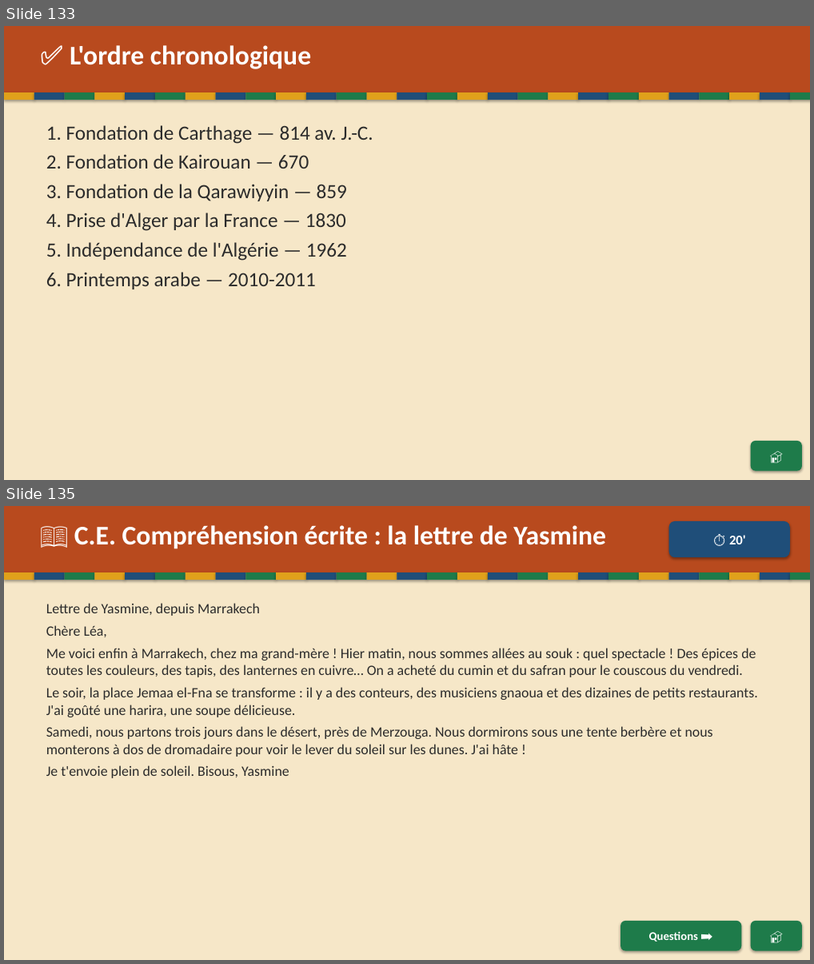
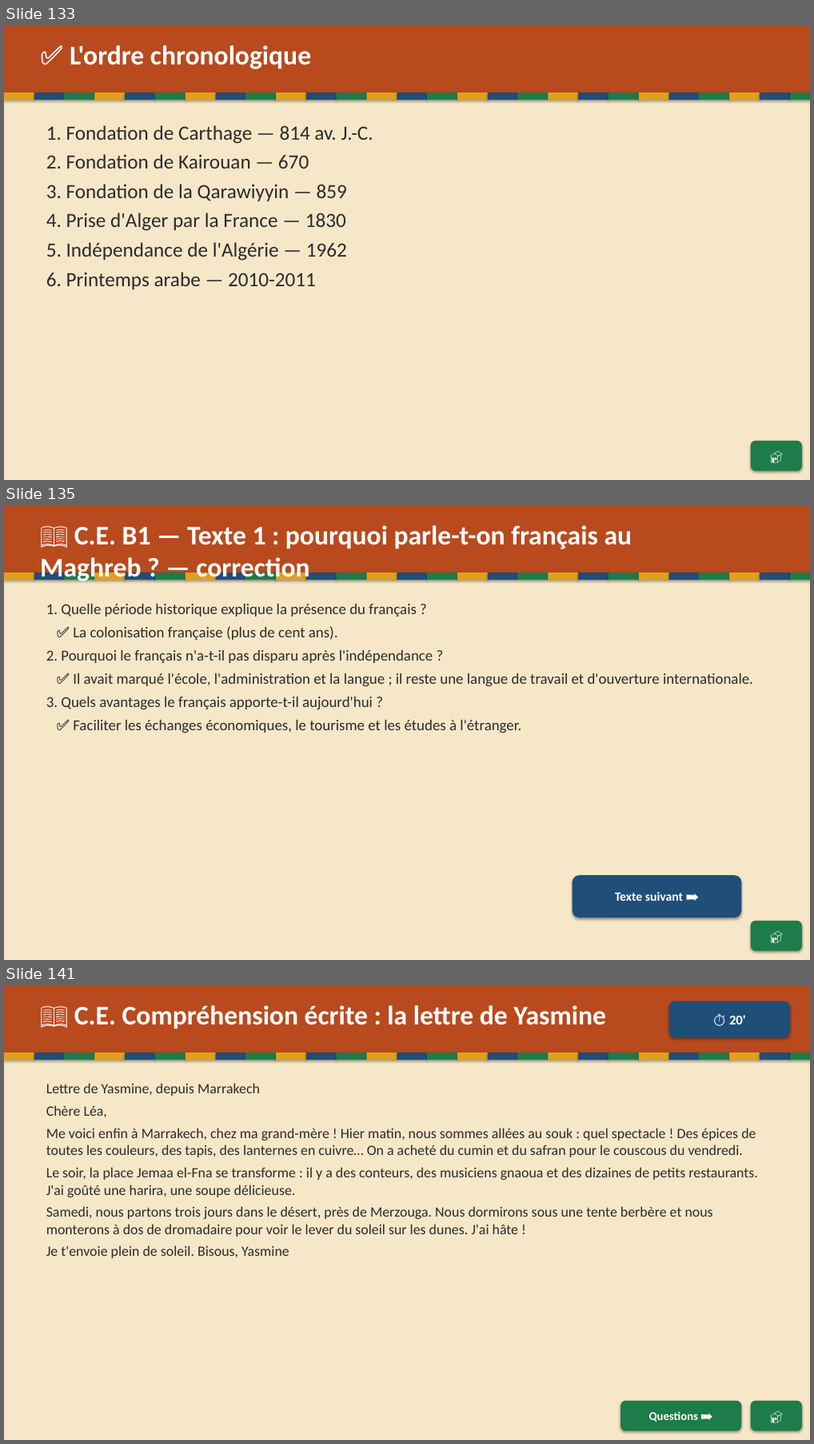
Before and after one commit to Paquereauman/Paquereauman, a slide deck: maghreb/maghreb-interactif.pptx. Shown one above the other, each under a label of ours: slides 133 and 135 before the commit, slides 133, 135 and 141 after it; the slides between them are not shown. The pictures are 814x964 and 814x1444 pixels, drawn with LibreOffice and Linux fonts; fonts in the diff are those of the drawing. Boxes give left, top, right and bottom in pixels: in the first picture for what was removed or moved away, otherwise in the second. Text is boxed around its words. In the diff, an @@ line names an element or a change of style, - is before the commit and + after.

```diff
--- a/maghreb/maghreb-interactif.pptx
+++ b/maghreb/maghreb-interactif.pptx
@@ slide 135 added at [4, 506, 810, 960], background #FFFFFF @@
@@ rectangle added at [4, 506, 810, 960], fill #F6E7C8 @@
@@ rectangle added at [4, 506, 810, 572], fill #B84A1E @@
@@ text added at [40, 525, 633, 584], 32 pt, text #FFFFFF, bold @@
+📖 C.E. B1 — Texte 1 : pourquoi parle-t-on français au Maghreb ? — correction
@@ rectangle added at [4, 572, 34, 580], fill #E0A11B @@
@@ rectangle added at [34, 572, 65, 580], fill #1F4E79 @@
@@ rectangle added at [65, 572, 94, 580], fill #1E7B4A @@
@@ rectangle added at [94, 572, 125, 580], fill #E0A11B @@
@@ rectangle added at [125, 572, 155, 580], fill #1F4E79 @@
@@ rectangle added at [155, 572, 186, 580], fill #1E7B4A @@
@@ rectangle added at [186, 572, 216, 580], fill #E0A11B @@
@@ rectangle added at [216, 572, 246, 580], fill #1F4E79 @@
@@ rectangle added at [246, 572, 276, 580], fill #1E7B4A @@
@@ rectangle added at [276, 572, 306, 580], fill #E0A11B @@
@@ rectangle added at [306, 572, 337, 580], fill #1F4E79 @@
@@ rectangle added at [337, 572, 367, 580], fill #1E7B4A @@
@@ rectangle added at [367, 572, 398, 580], fill #E0A11B @@
@@ rectangle added at [398, 572, 427, 580], fill #1F4E79 @@
@@ rectangle added at [427, 572, 458, 580], fill #1E7B4A @@
@@ rectangle added at [458, 572, 488, 580], fill #E0A11B @@
@@ rectangle added at [488, 572, 518, 580], fill #1F4E79 @@
@@ rectangle added at [518, 572, 549, 580], fill #1E7B4A @@
@@ rectangle added at [549, 572, 578, 580], fill #E0A11B @@
@@ rectangle added at [578, 572, 609, 580], fill #1F4E79 @@
@@ rectangle added at [609, 572, 639, 580], fill #1E7B4A @@
@@ rectangle added at [639, 572, 670, 580], fill #E0A11B @@
@@ rectangle added at [670, 572, 700, 580], fill #1F4E79 @@
@@ rectangle added at [700, 572, 730, 580], fill #1E7B4A @@
@@ rectangle added at [730, 572, 760, 580], fill #E0A11B @@
@@ rectangle added at [760, 572, 790, 580], fill #1F4E79 @@
@@ rectangle added at [790, 572, 810, 580], fill #1E7B4A @@
@@ text added at [46, 604, 754, 733], 18 pt, text #2B2B2B @@
+1. Quelle période historique explique la présence du français ?
+✅ La colonisation française (plus de cent ans).
+2. Pourquoi le français n'a-t-il pas disparu après l'indépendance ?
+✅ Il avait marqué l'école, l'administration et la langue ; il reste une langue de travail et d'ouverture internationale.
+3. Quels avantages le français apporte-t-il aujourd'hui ?
+✅ Faciliter les échanges économiques, le tourisme et les études à l'étranger.
@@ rounded rectangle added at [573, 875, 742, 917], fill #1F4E79, 15 pt, text #FFFFFF, bold @@
+Texte suivant ➡️
@@ rounded rectangle added at [751, 920, 802, 951], fill #1E7B4A, 16 pt, text #FFFFFF, bold @@
+🏠
@@ what was slide 135 is now slide 141 @@
```
Also in this commit, not shown: 1 slide changed, 5 other slides added, 1 other file.
